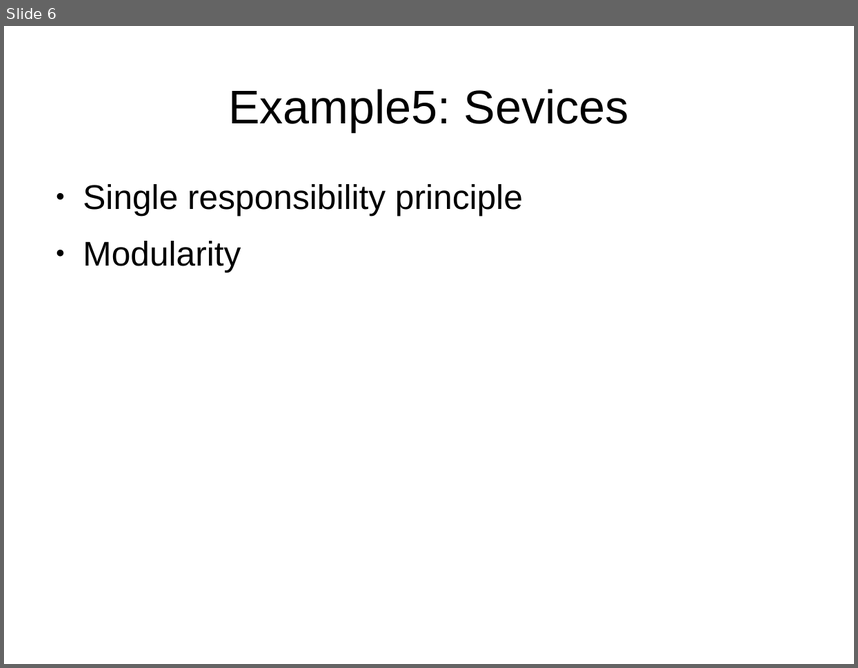
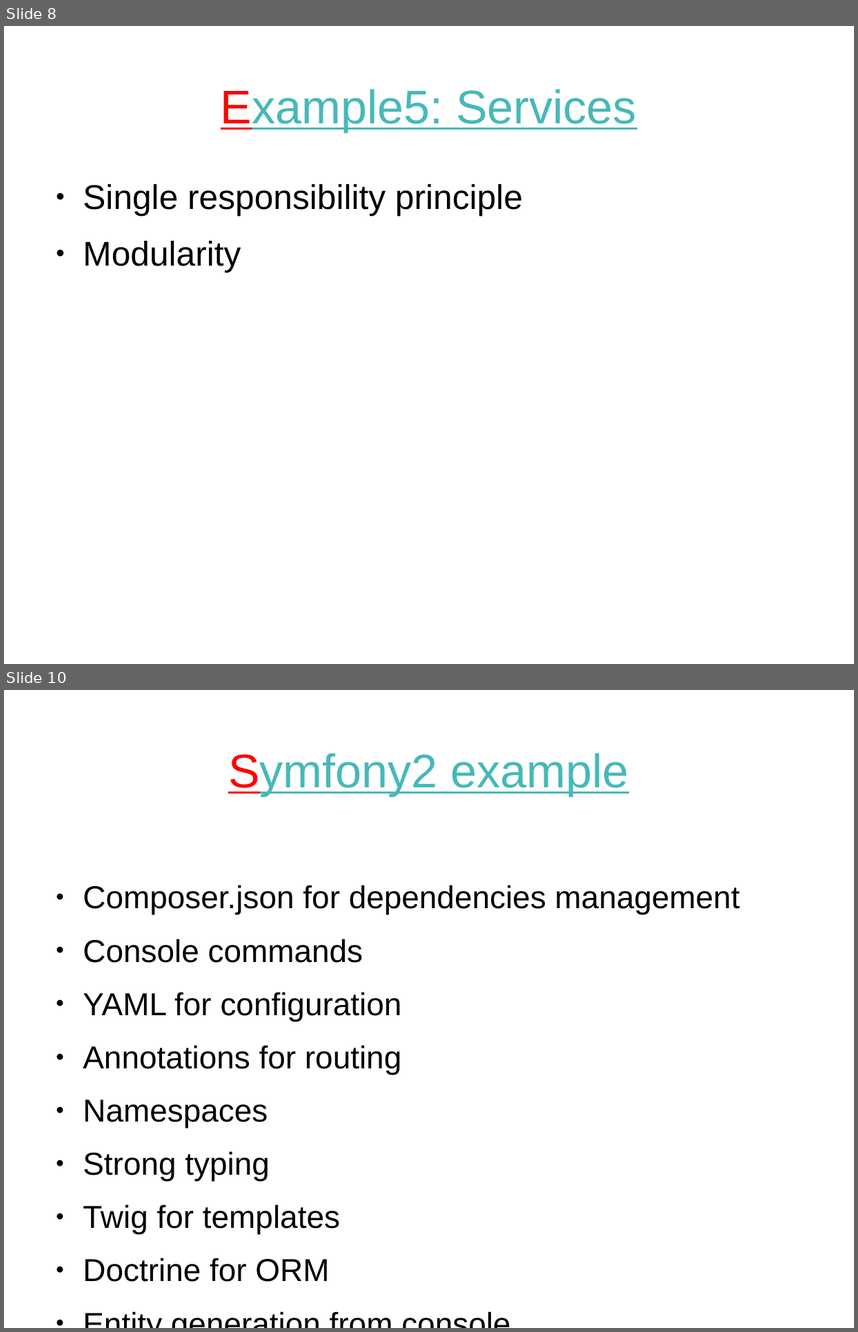
Before and after one commit to tautvilas/frameworks-lecture, a slide deck: doc/presentation.odp. Shown one above the other, each under a label of ours: slide 6 before the commit, slides 8 and 10 after it; the slides between them are not shown. The pictures are 858x668 and 858x1332 pixels, drawn with LibreOffice and Linux fonts; fonts in the diff are those of the drawing. Boxes give left, top, right and bottom in pixels: in the first picture for what was removed or moved away, otherwise in the second. Text is boxed around its words. In the diff, an @@ line names an element or a change of style, - is before the commit and + after.

```diff
--- a/doc/presentation.odp
+++ b/doc/presentation.odp
@@ slide 10 added at bbox=[4, 690, 854, 1328], background #FFFFFF @@
@@ title added at bbox=[228, 753, 629, 796], 44 pt, text #47B8B8, underline @@
+Symfony2 example
@@ text added at bbox=[83, 885, 740, 1281], 29.6 pt, text #000000 @@
+● Composer.json for dependencies management
+● Console commands
+● YAML for configuration
+● Annotations for routing
+● Namespaces
+● Strong typing
+● Twig for templates
+● Doctrine for ORM
+● Entity generation from console
@@ what was slide 6 is now slide 8 @@
@@ slide 8 changed as well @@
@@ title at bbox=[221, 89, 637, 132]: text changed; text colour #000000 to #47B8B8 @@
-Example5: Sevices
+Example5: Services
```
Also in this commit, not shown: 3 other slides changed, 6 other slides added, 4 slides removed.
